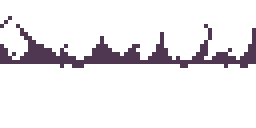
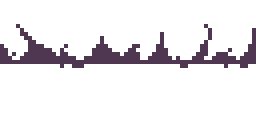
Revision of a layered (256, 128) image; what changed, layer by layer:
painted on "bg" over [0, 16, 12, 28]
